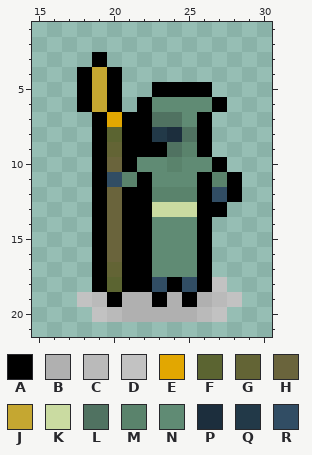
Pixel-art sprite, stored at Images/TileSets/FantasyHex/Units/Deep One.png. The picture above was drawn from the file before the commit.
The file is 32x28 pixels. Colours within 5 levels of each other are drawn and written as one. Shown: x 15..30, y 1..21.
Palette (. is transparent): A #000000  B #b0b0b0  C #bababa  D #c2c2c2  E #e2a701  F #5b6431  G #636435  H #6a643c  J #c5a731  K #cadba1  L #507261  M #5a836c  N #608b74  P #1c2e3d  Q #223948  R #314d64
Pixels before, first column x 18:
 3 .A.........
 4 AJA........
 5 AJA..AAAA..
 6 AJA.ANNNNA.
 7 .AEAALLNA..
 8 .AFAAQPLA..
 9 .AGAAALMA..
10 .AHANNMNNA.
11 .ARMANNNAMA
12 .AHAAMMMARA
13 .AHAAKKKAA.
14 .AHAANNNA..
15 .AHAANNNA..
16 .AHAANNNA..
17 .AGAANNNA..
18 .AFAARARAD.
19 DCABBABABCD
20 .DCBBBBBCD.
After:
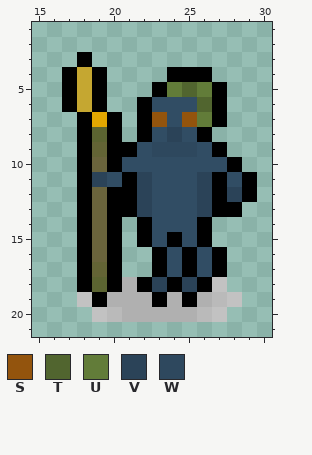
Colours new in this view: S #93540d  T #51652f  U #627c39  V #2b4358  W #2e485e
Change:
Changed rows in their new state; - is an unchanged pixel.
first column x 17:
 3 -A.----------
 4 AJA.---AAA---
 5 AJA.---UTUA--
 6 AJA.--RRRT---
 7 -AEA.-SRSUA--
 8 -AFA.-RVR----
 9 -AGA-RWWWRA--
10 -AHARRRRRRRA-
11 -AV-AVRRRVARA
12 -AHA-VRRRVAVA
13 -AHA-VRRRV-A-
14 -AHA.-RRR----
15 -AHA.-RAR----
16 -AHA..ARARA--
17 -AGA..ARARA--
18 -AFAB-V-V----
19 --AB---------
Boxes around the changes in both pictures, in picture pixels (x1, y1, x2, y2):
changed: (62, 52, 257, 307)
